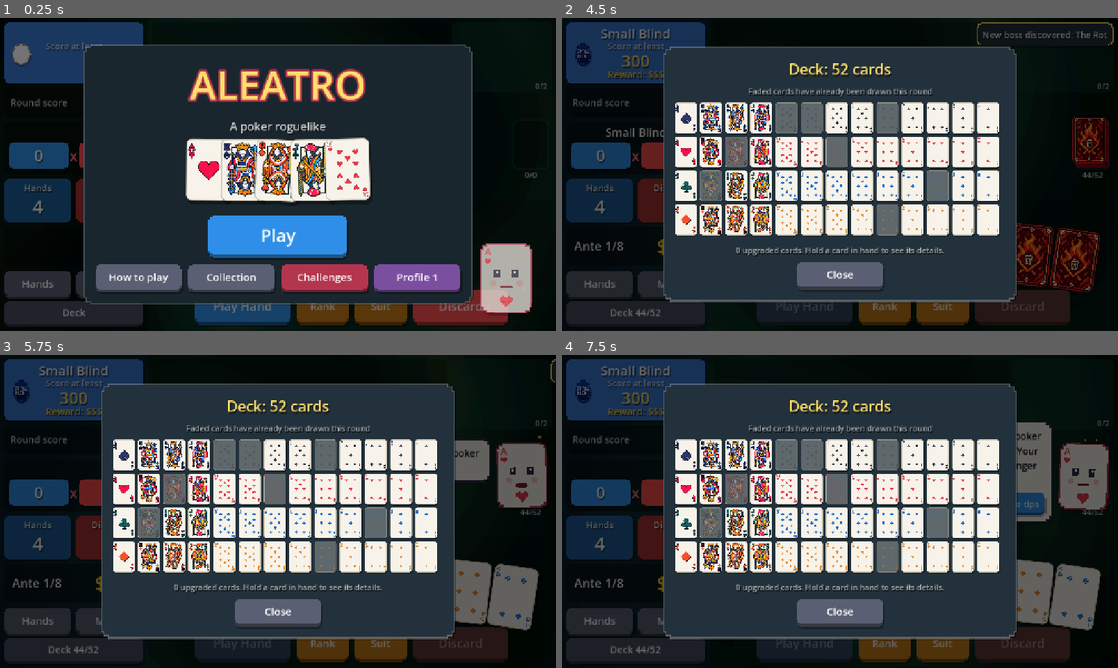
Above: before the commit, frames 1-4 (two rows, left to right).
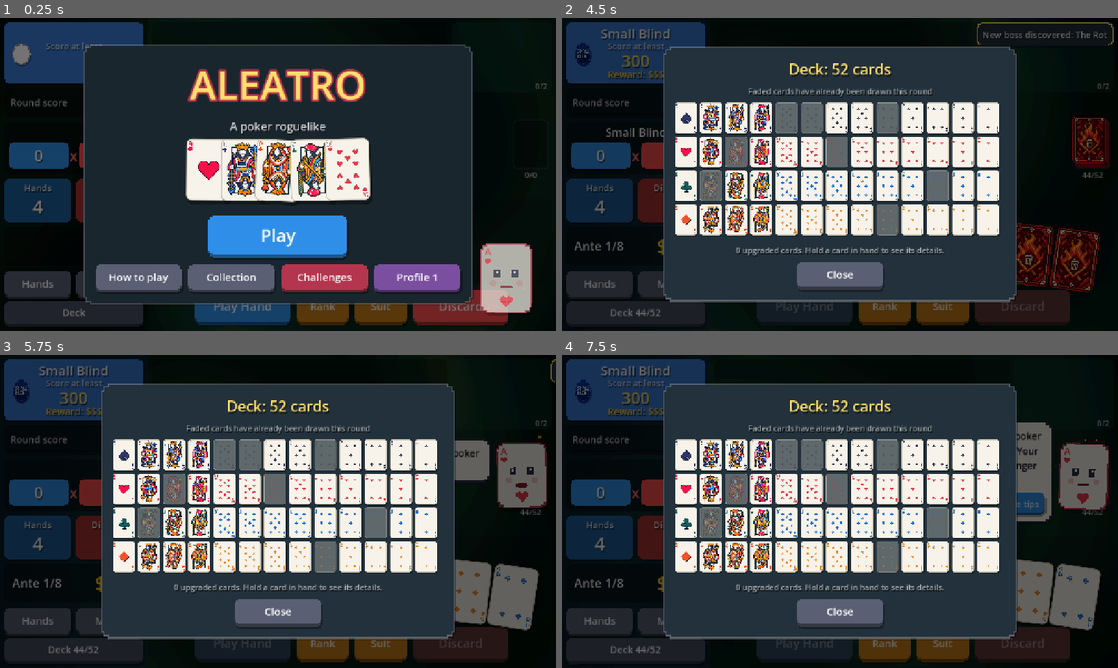
Above: after the commit, the same moments.

Repository: Yassineallach/schoolmaroc
Game: Godot game, scene res://scenes/main.tscn
Same seed, same stepped clock (60 frames per second), same inputs: the game is played once before the commit and once after it.
Inputs (mouse positions are in pixels of both pictures, inside the frame that each line leads up to):
- Up to frame 1 (0.25 s): no input
- Up to frame 2 (4.5 s): click "Play Hand" at 0.5 s; click "Play Hand" at 1.25 s; click "Play" at 2 s; click "Play" at 2.75 s; click "Play Small Blind" at 3.5 s; tap Enter (ui_accept) at 4.25 s; drag from (1090, 149) to (895, 105) at 4.27 s
- Up to frame 3 (5.75 s): drag from (172, 486) to (250, 574) at 5.02 s
- Up to frame 4 (7.5 s): move the mouse to (984, 589) at 5.77 s; hold Right (ui_right) 5.78-6.5 s; tap P (aleatro_play) at 5.85 s; click (984, 589) at 5.92 s; click "Hands" at 6.5 s; click "Deck 44/52" at 7.25 s

The runs differ from the first frame. In frame 1, 0.2% of the frame differs, in the area x 33-59%, y 39-58%; in frame 2, 0.3%, in the area x 20-38%, y 27-70%; in frame 3, 0.3%; in frame 4, 0.3%.

Commit message:
Cards: redraw the corner index on painted J/Q/K/A faces
The painting's own corner letters and suit marks are cleared and the
deck's pixel index is drawn in their place, in the ink colour the
painting uses, so every card's corners match.

Co-Authored-By: Claude Opus 5.5 <noreply@anthropic.com>
Claude-Session: https://claude.ai/code/session_01LZR5ftoCVRtdXjWmfvUKYt

Diff:
--- a/aleatro/scripts/deck_art.gd
+++ b/aleatro/scripts/deck_art.gd
@@ -89,12 +89,43 @@
 	if not _cache.has(key) and rank >= 11:
 		var path := "res://assets/cards/%d_%d.png" % [rank, suit]
 		if ResourceLoader.exists(path):
-			_cache[key] = load(path)
+			_cache[key] = ImageTexture.create_from_image(_painted(load(path).get_image(), rank, suit))
 	if not _cache.has(key):
 		var img := paint(rank, suit)
 		img.resize(W * 2, H * 2, Image.INTERPOLATE_NEAREST)
 		_cache[key] = ImageTexture.create_from_image(img)
 	return _cache[key]
+
+
+## A painted face (4x, 280x392) with its own corner marks replaced by the
+## deck's pixel index, in the ink colour the painting uses for its suit.
+static func _painted(art: Image, rank: int, suit: int) -> Image:
+	art.convert(Image.FORMAT_RGBA8)
+	var k := art.get_width() / W
+	var cw := 15 * k  # the corner box: x < 15, y < 33 in face pixels
+	var ch := 33 * k
+	var counts := {}
+	for y in ch:
+		for x in cw:
+			var c := art.get_pixel(x, y)
+			if c.a > 0.8 and c.get_luminance() > 0.15:
+				var q := Color(snappedf(c.r, 0.1), snappedf(c.g, 0.1), snappedf(c.b, 0.1))
+				counts[q] = counts.get(q, 0) + 1
+	var ink: Color = Data.SUIT_COLORS[suit]
+	var best := 0
+	for q in counts:
+		if counts[q] > best:
+			best = counts[q]
+			ink = q
+	var clear := Color(0, 0, 0, 0)
+	art.fill_rect(Rect2i(0, 0, cw, ch), clear)
+	art.fill_rect(Rect2i(art.get_width() - cw, art.get_height() - ch, cw, ch), clear)
+	var idx := Image.create(W, H, false, Image.FORMAT_RGBA8)
+	idx.fill(clear)
+	_index(idx, rank, suit, ink)
+	idx.resize(W * k, H * k, Image.INTERPOLATE_NEAREST)
+	art.blend_rect(idx, Rect2i(0, 0, W * k, H * k), Vector2i.ZERO)
+	return art
 
 
 ## The face at its native 70x98, for tools and previews.
